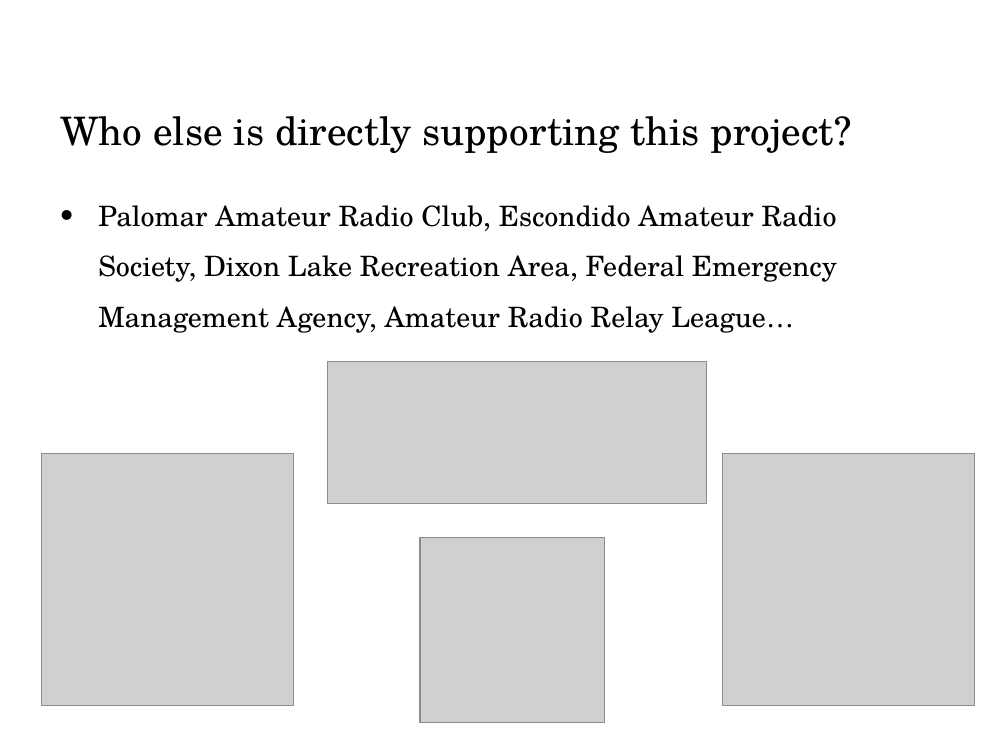
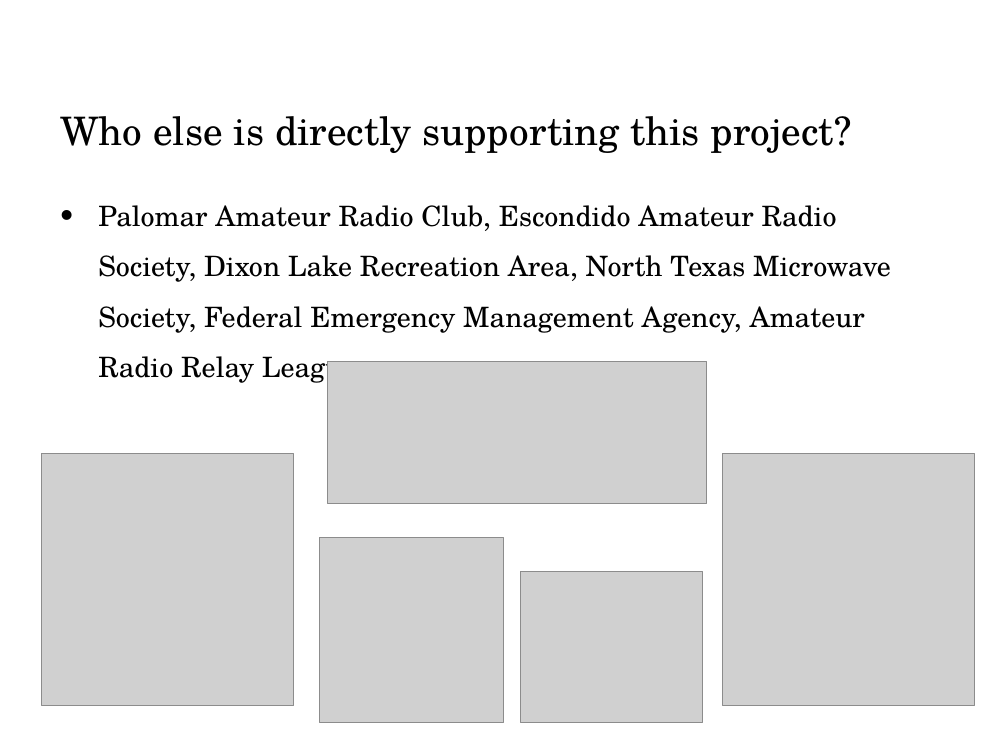
Before and after one commit to OpenResearchInstitute/documents, a slide deck: slide 4 of Papers_and_Presentations/PARC_4on4.pptx. Drawn at 1008x756 pixels with LibreOffice and Linux fonts; fonts in the diff are those of the drawing; grey boxes stand for pictures; background and template pictures are left out. Boxes give left, top, right and bottom in pixels: in the first picture for what was removed or moved away, otherwise in the second. Text is boxed around its words. In the diff, an @@ line names an element or a change of style, - is before the commit and + after.

```diff
--- a/Papers_and_Presentations/PARC_4on4.pptx
+++ b/Papers_and_Presentations/PARC_4on4.pptx
@@ text at (98,205,891,386): text changed @@
-• Palomar Amateur Radio Club, Escondido Amateur Radio Society, Dixon Lake Recreation Area, Federal Emergency Management Agency, Amateur Radio Relay League…
+• Palomar Amateur Radio Club, Escondido Amateur Radio Society, Dixon Lake Recreation Area, North Texas Microwave Society, Federal Emergency Management Agency, Amateur Radio Relay League…
@@ picture: place and size @@
-picture at (420,537,605,722)
+picture at (320,537,504,722)
@@ picture added at (521,572,704,723) @@
```
Also in this commit, not shown: 2 other slides changed.
